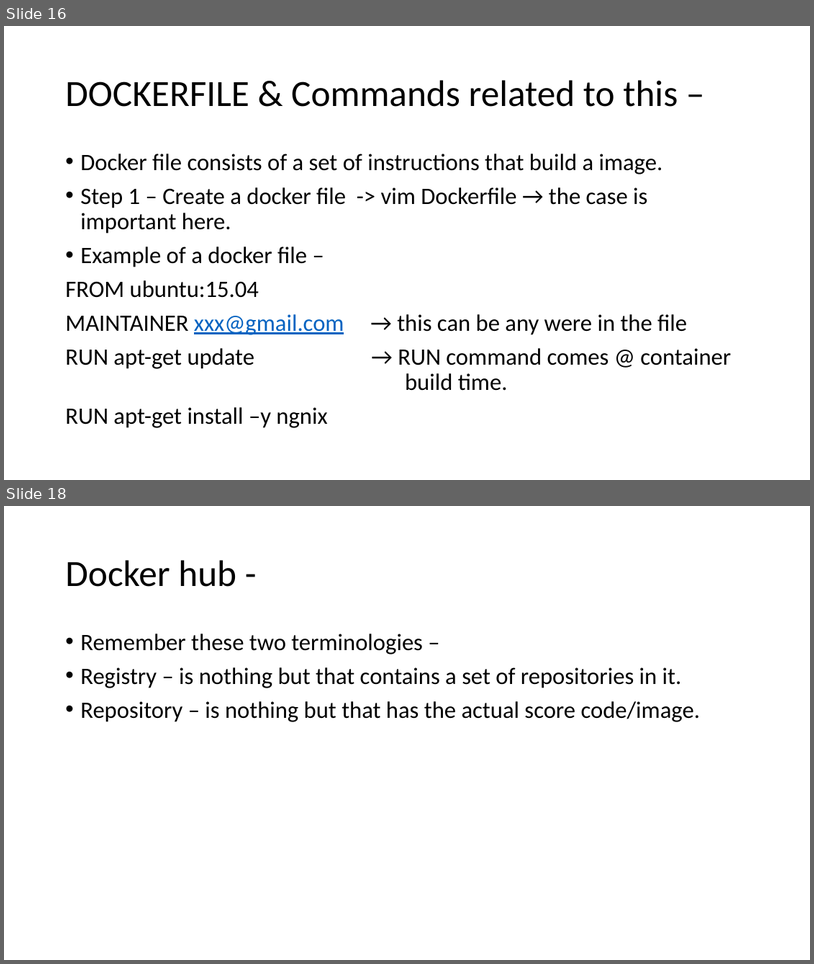
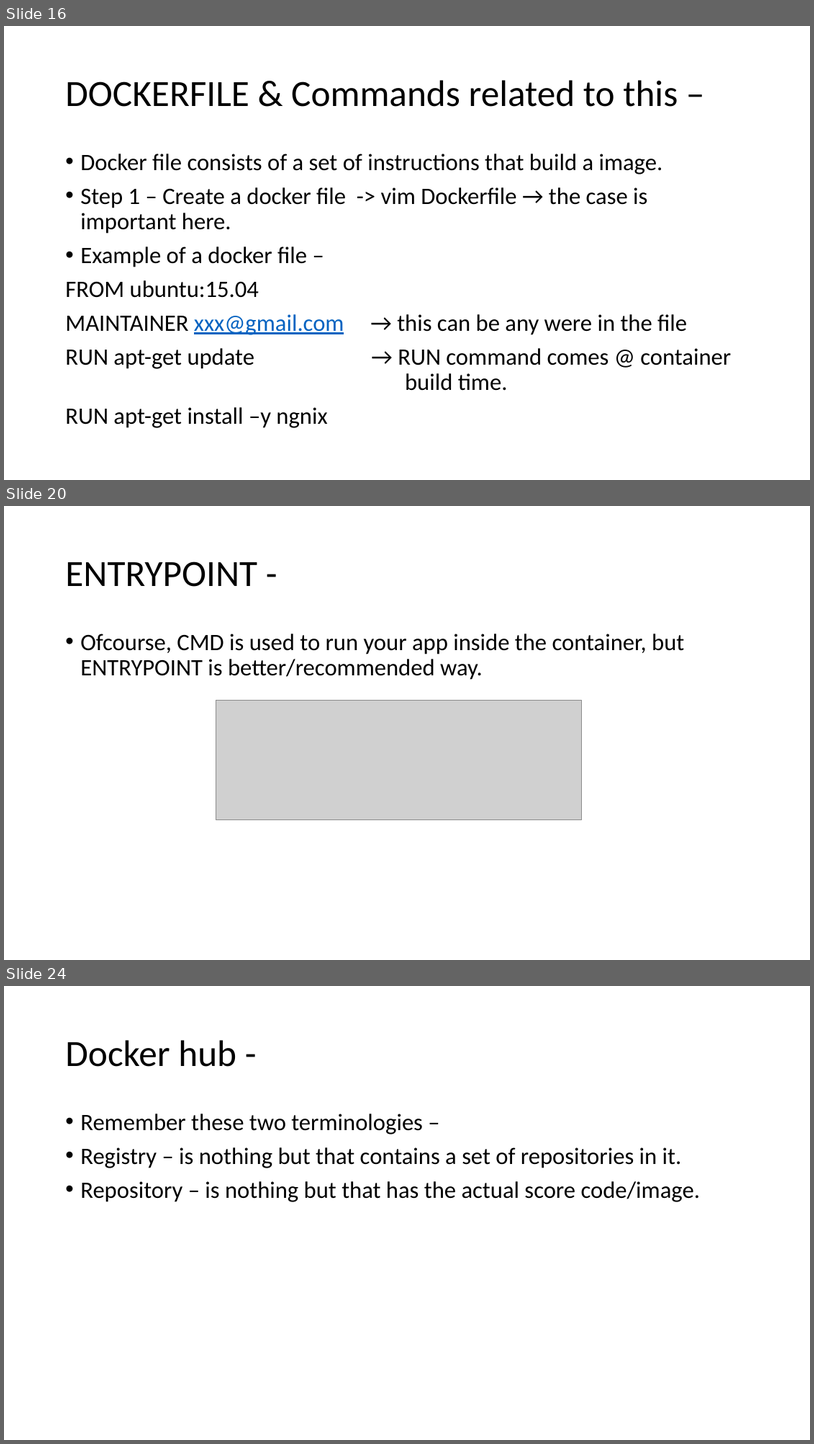
Before and after one commit to Ritesh007/Documents, a slide deck: Docker/Docker.pptx. Shown one above the other, each under a label of ours: slides 16 and 18 before the commit, slides 16, 20 and 24 after it; the slides between them are not shown. The pictures are 814x964 and 814x1444 pixels, drawn with LibreOffice and Linux fonts; fonts in the diff are those of the drawing; grey boxes stand for pictures. Boxes give left, top, right and bottom in pixels: in the first picture for what was removed or moved away, otherwise in the second. Text is boxed around its words. In the diff, an @@ line names an element or a change of style, - is before the commit and + after.

```diff
--- a/Docker/Docker.pptx
+++ b/Docker/Docker.pptx
@@ slide 20 added at (4,506,810,960), background #FFFFFF @@
@@ title added at (65,561,257,587), 44 pt, text #000000 @@
+ENTRYPOINT -
@@ text added at (80,633,684,680), 28 pt, text #000000 @@
+• Ofcourse, CMD is used to run your app inside the container, but ENTRYPOINT is better/recommended way.
@@ picture added at (216,700,582,820) @@
@@ what was slide 18 is now slide 24 @@
```
Also in this commit, not shown: 1 slide changed, 5 other slides added.
